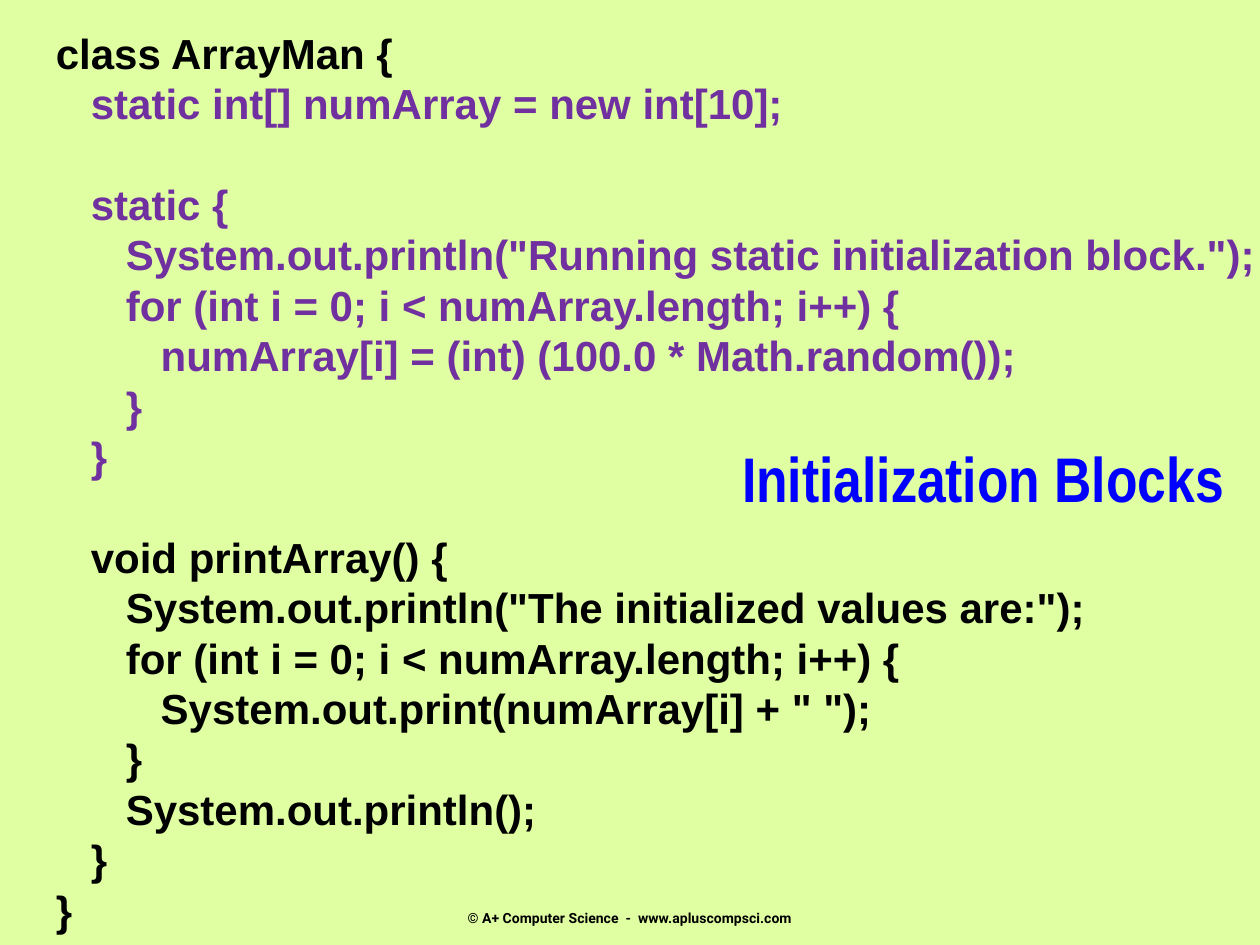
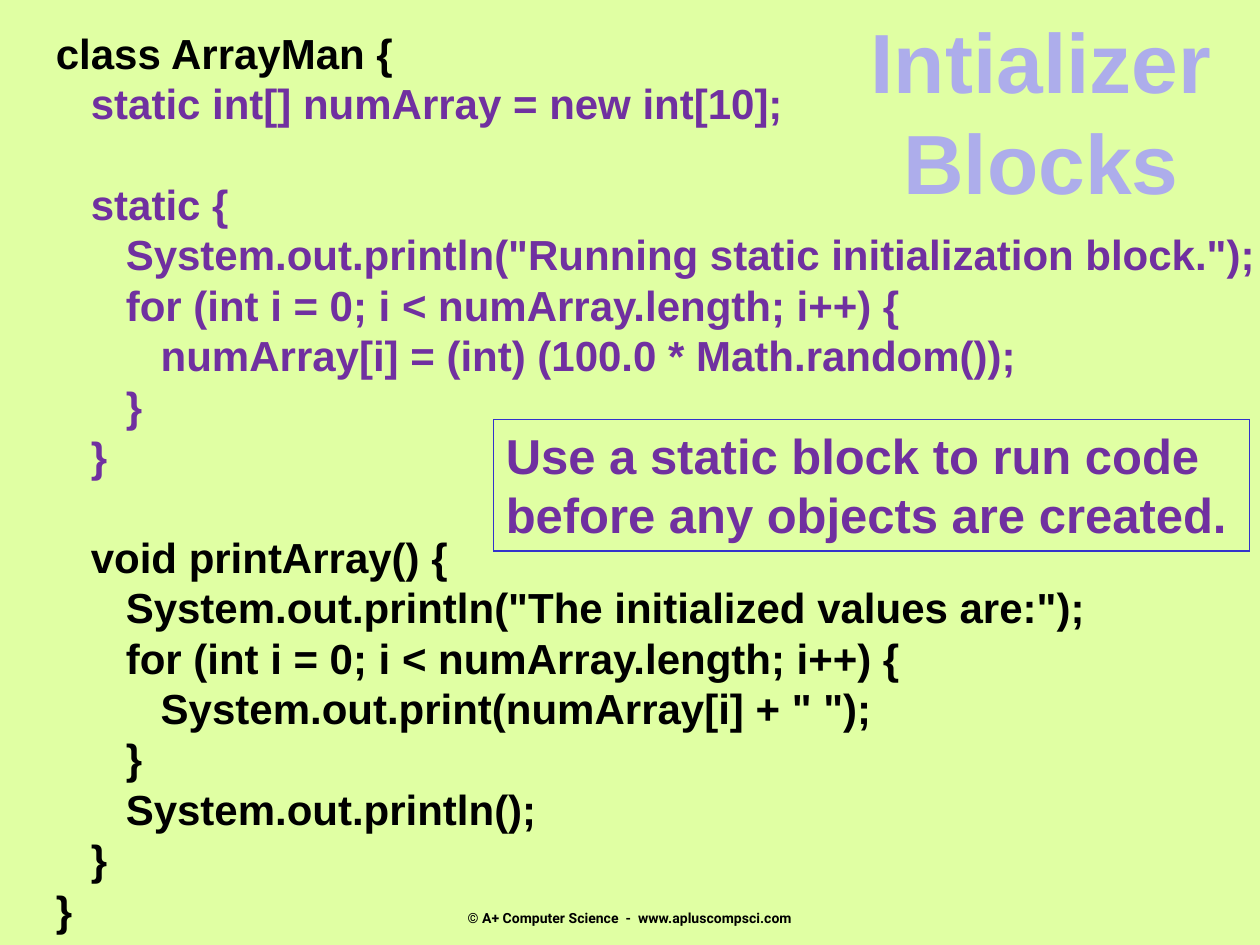
Before and after one commit to Cy-FairCS/cs3, a slide deck: slide 8 of u04b_abstractClasses/notes/_abstract_classes - Day 2.pptx. Drawn at 1260x945 pixels with LibreOffice and Linux fonts; fonts in the diff are those of the drawing. Boxes give left, top, right and bottom in pixels: in the first picture for what was removed or moved away, otherwise in the second. Text is boxed around its words. In the diff, an @@ line names an element or a change of style, - is before the commit and + after.

```diff
--- a/u04b_abstractClasses/notes/_abstract_classes - Day 2.pptx
+++ b/u04b_abstractClasses/notes/_abstract_classes - Day 2.pptx
@@ text added at (871, 32, 1211, 195), 48 pt, text #ADADEB, bold @@
+Intializer
+Blocks
@@ rectangle added at (494, 420, 1250, 551), outline #3333CC 1 pt, 28 pt, text #7030A0, bold @@
+Use a static block to run code before any objects are created.
@@ text removed at (742, 456, 1224, 503) @@
-Initialization Blocks
```
Also in this commit, not shown: 8 other slides changed, 1 slide removed.
